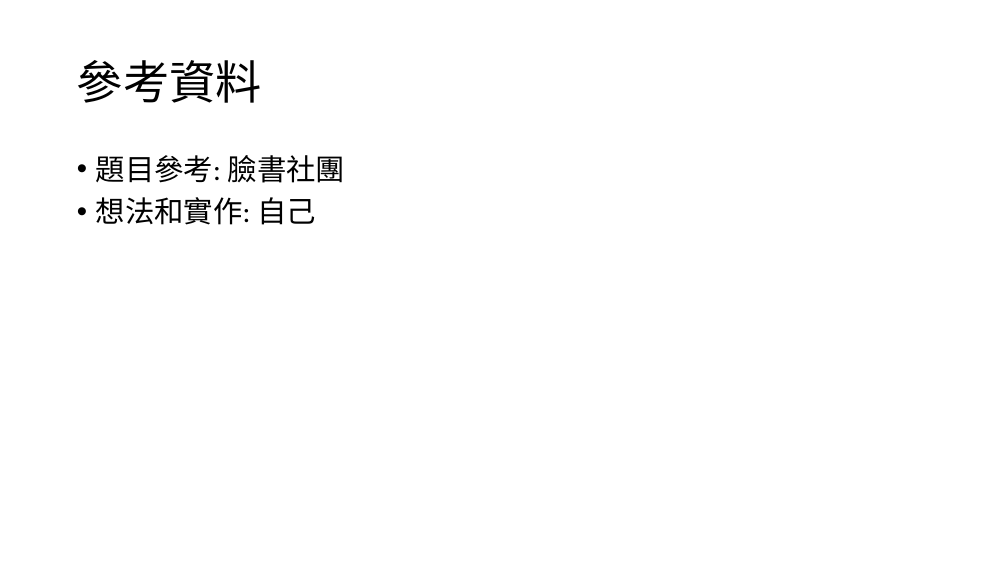
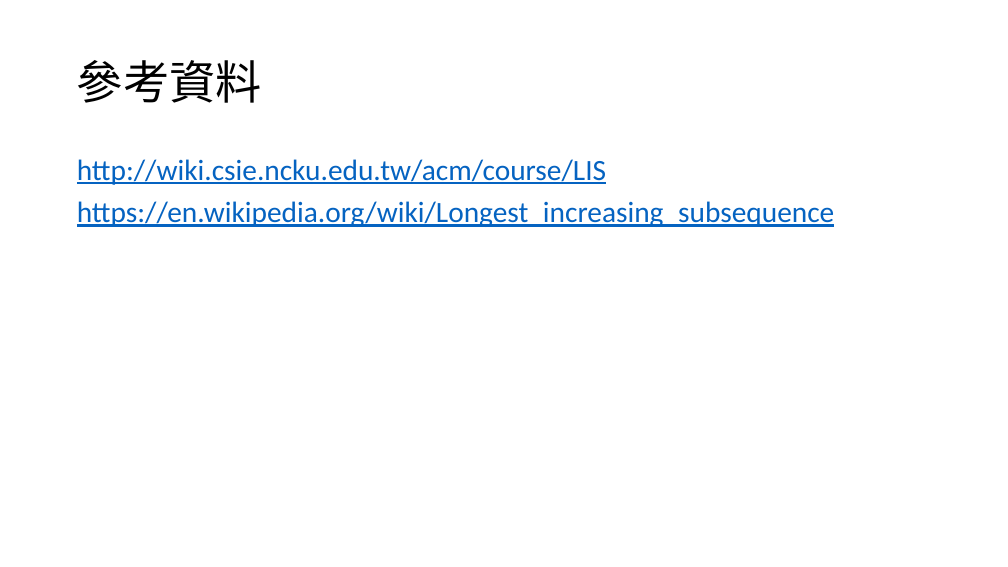
Before and after one commit to louisfghbvc/GenericProgrammingSTL, a slide deck: slide 11 of HW4 應用程式設計/說明.pptx (slide 9 before the commit). Drawn at 1008x567 pixels with LibreOffice and Linux fonts; fonts in the diff are those of the drawing. Boxes give left, top, right and bottom in pixels: in the first picture for what was removed or moved away, otherwise in the second. Text is boxed around its words. In the diff, an @@ line names an element or a change of style, - is before the commit and + after.

```diff
--- a/HW4 應用程式設計/說明.pptx
+++ b/HW4 應用程式設計/說明.pptx
@@ text at box(77, 159, 834, 227): text changed; text colour #000000 to #0563C1 @@
-• 題目參考: 臉書社團
-• 想法和實作: 自己
+http://wiki.csie.ncku.edu.tw/acm/course/LIS
+https://en.wikipedia.org/wiki/Longest_increasing_subsequence
```
Also in this commit, not shown: 2 other slides changed, 4 slides added, 2 slides removed.
